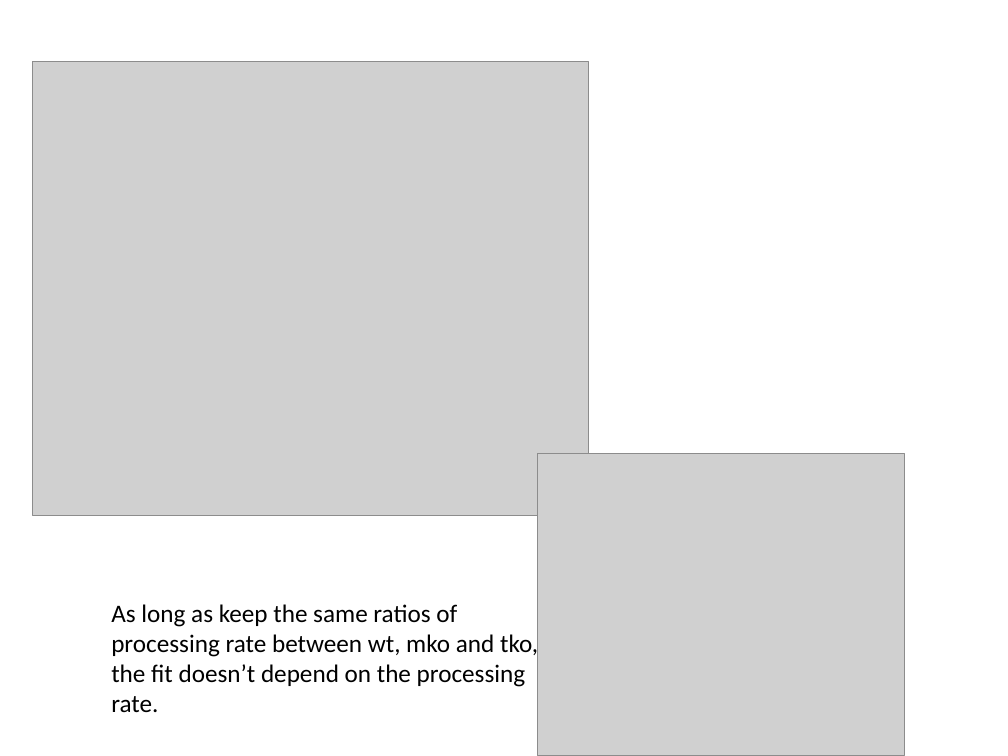
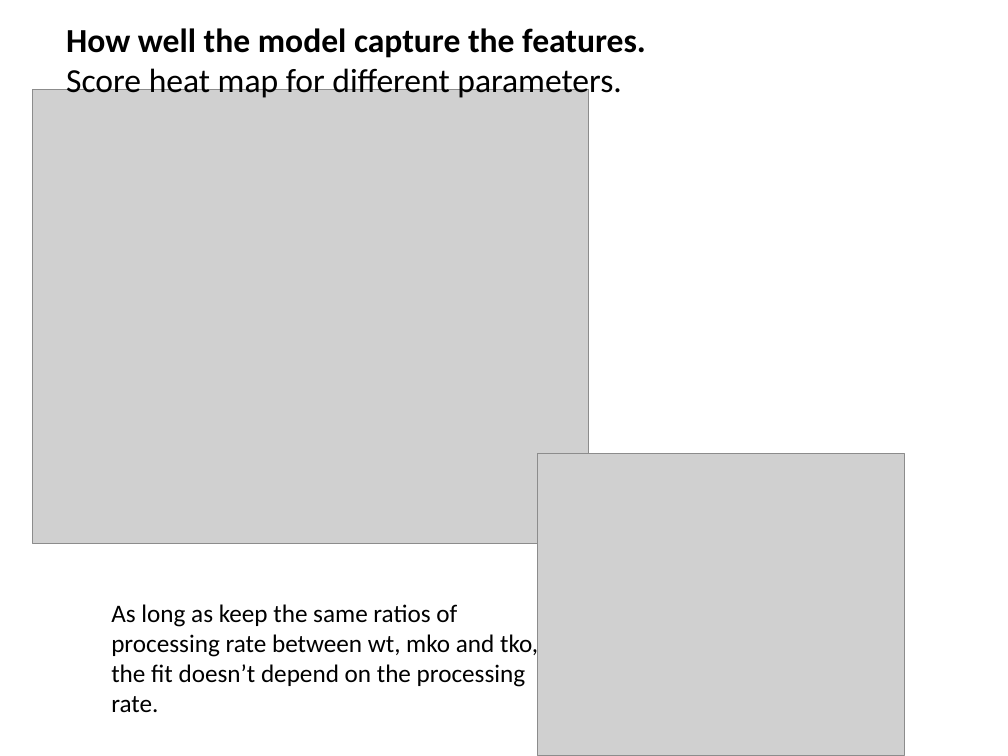
Before and after one commit to biomystery/TNF_regulation, a slide deck: slide 6 of TNF_Slides.pptx (slide 7 before the commit). Drawn at 1008x756 pixels with LibreOffice and Linux fonts; fonts in the diff are those of the drawing; grey boxes stand for pictures. Boxes give left, top, right and bottom in pixels: in the first picture for what was removed or moved away, otherwise in the second. Text is boxed around its words. In the diff, an @@ line names an element or a change of style, - is before the commit and + after.

```diff
--- a/TNF_Slides.pptx
+++ b/TNF_Slides.pptx
@@ text added at [66, 28, 646, 100], 24 pt, text #000000 @@
+How well the model capture the features.
+Score heat map for different parameters.
@@ picture: place and size @@
-picture at [33, 61, 590, 515]
+picture at [33, 90, 590, 543]
```
Also in this commit, not shown: 4 other slides changed, 4 slides added, 5 slides removed, 20 other files.
